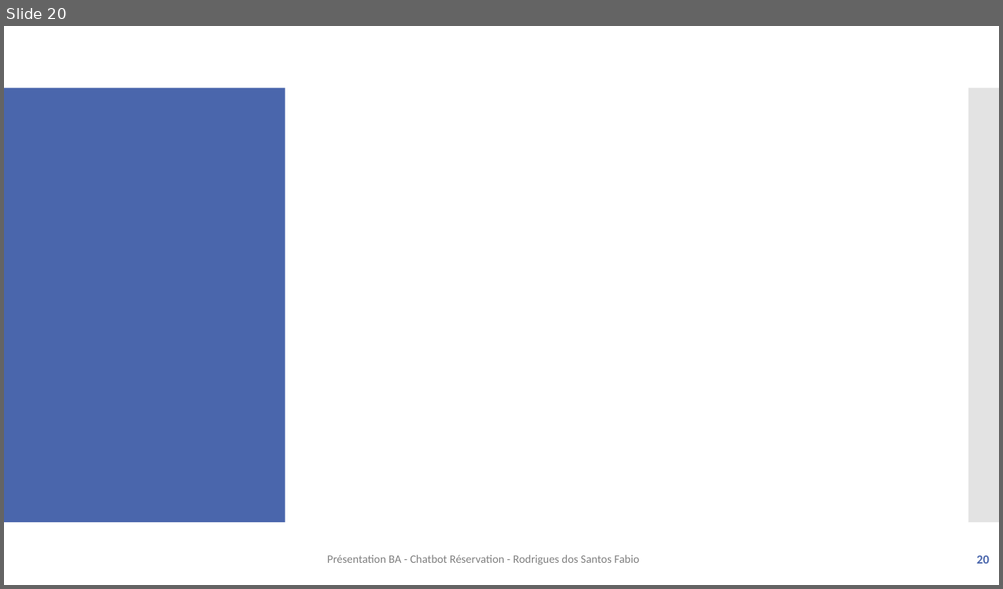
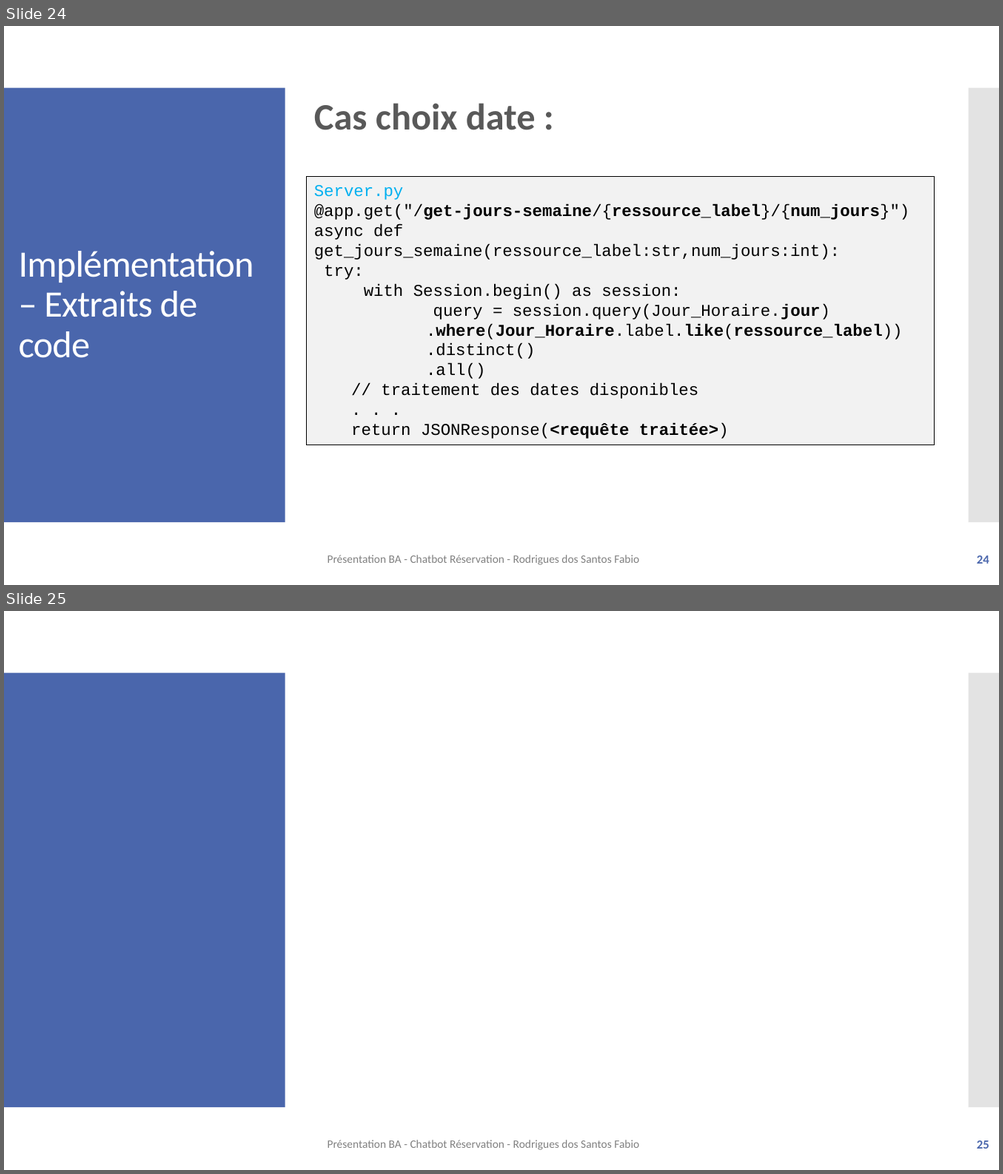
Before and after one commit to f-rdrgs/projet-bachelor, a slide deck: documentation/travail_bachelor/ISC_LOG_presentation_diplome_RodriguesDosSantosFabio_EggenbergNiklaus_2024.pptx. Shown one above the other, each under a label of ours: slide 20 before the commit, slides 24 and 25 after it. The pictures are 1003x589 and 1003x1174 pixels, drawn with LibreOffice and Linux fonts; fonts in the diff are those of the drawing. Boxes give left, top, right and bottom in pixels: in the first picture for what was removed or moved away, otherwise in the second. Text is boxed around its words. In the diff, an @@ line names an element or a change of style, - is before the commit and + after.

Commit message:
màj présentation implémentation

```diff
--- a/documentation/travail_bachelor/ISC_LOG_presentation_diplome_RodriguesDosSantosFabio_EggenbergNiklaus_2024.pptx
+++ b/documentation/travail_bachelor/ISC_LOG_presentation_diplome_RodriguesDosSantosFabio_EggenbergNiklaus_2024.pptx
@@ slide 24 added at (x1=4, y1=26, x2=999, y2=585), background #FFFFFF; not listed: 2 template elements that a slide beside it also shows @@
@@ text added at (x1=314, y1=103, x2=535, y2=130), 36 pt, text #595959, bold @@
+Cas choix date :
@@ rectangle added at (x1=307, y1=177, x2=934, y2=446), fill #F2F2F2, outline #000000 0.75 pt, 16 pt, text #000000 @@
+Server.py
+@app.get("/get-jours-semaine/{ressource_label}/{num_jours}")
+async def get_jours_semaine(ressource_label:str,num_jours:int):
+try:
+with Session.begin() as session:
+query = session.query(Jour_Horaire.jour) .where(Jour_Horaire.label.like(ressource_label))
+      .distinct()
+      .all()
+// traitement des dates disponibles
+. . .
+return JSONResponse(<requête traitée>)
@@ title added at (x1=19, y1=251, x2=254, y2=358), 36 pt, text #FFFFFF @@
+Implémentation – Extraits de code
@@ text added at (x1=327, y1=555, x2=639, y2=565), 11 pt, text #808080 @@
+Présentation BA - Chatbot Réservation - Rodrigues dos Santos Fabio
@@ page number added at (x1=976, y1=556, x2=989, y2=564), 12 pt, text #4A66AC, bold @@
+24
@@ what was slide 20 is now slide 25 @@
@@ page number at (x1=976, y1=1141, x2=989, y2=1149): text changed @@
-20
+25
```
Also in this commit, not shown: 1 slide changed, 4 other slides added, 1 other file.
